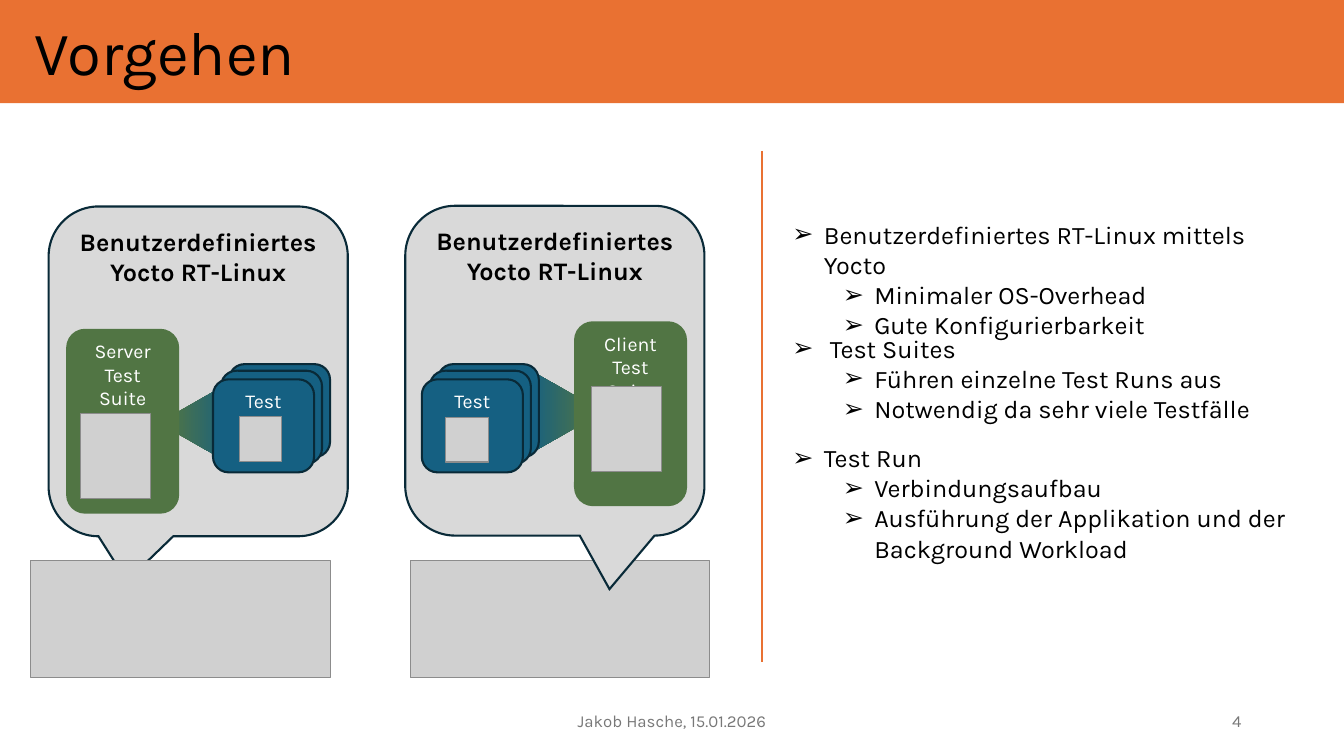
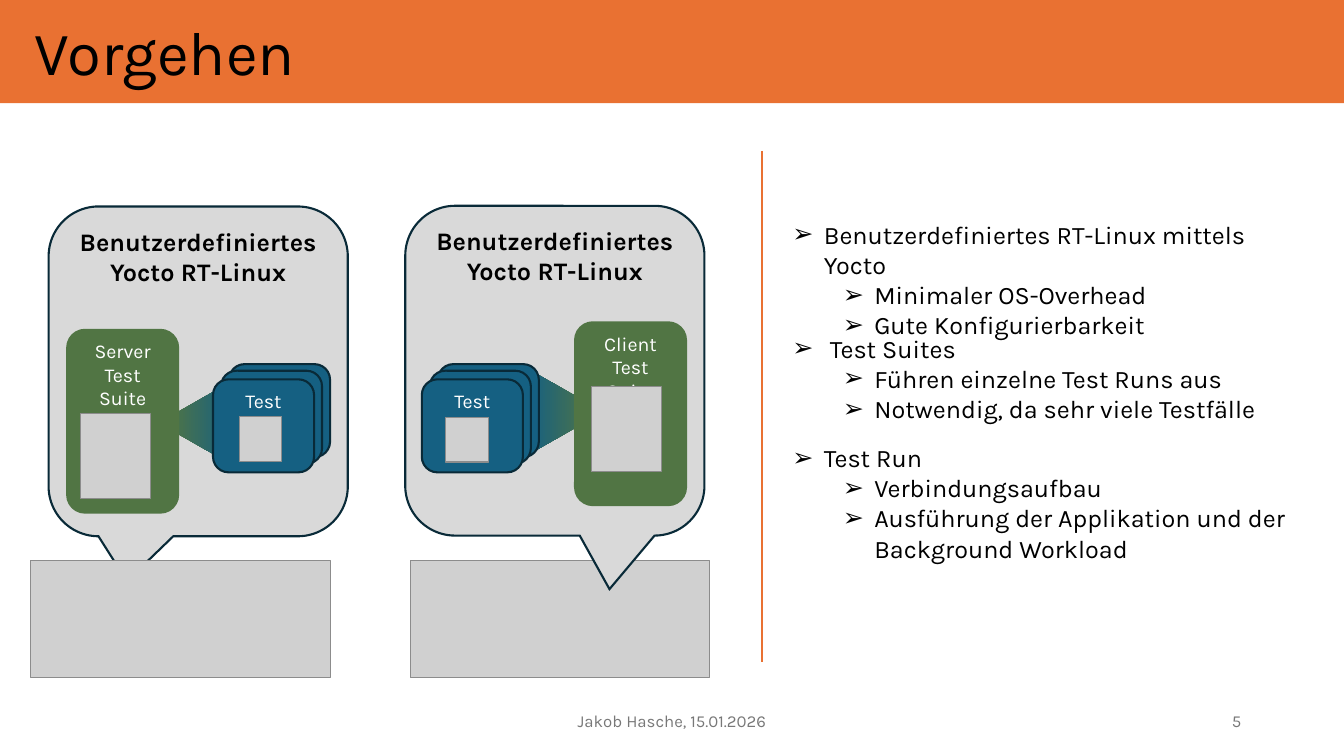
Before and after one commit to studhascja/Masterthesis, a slide deck: slide 5 of Präsentation der Masterarbeit Jakob Hasche.pptx (slide 4 before the commit). Drawn at 1344x756 pixels with LibreOffice and Linux fonts; fonts in the diff are those of the drawing; grey boxes stand for pictures. Boxes give left, top, right and bottom in pixels: in the first picture for what was removed or moved away, otherwise in the second. Text is boxed around its words. In the diff, an @@ line names an element or a change of style, - is before the commit and + after.

```diff
--- a/Präsentation der Masterarbeit Jakob Hasche.pptx
+++ b/Präsentation der Masterarbeit Jakob Hasche.pptx
@@ text at (874, 400, 1255, 425): text changed @@
-  ➢ Notwendig da sehr viele Testfälle
+  ➢ Notwendig, da sehr viele Testfälle
@@ page number at (1232, 716, 1241, 727): text changed @@
-4
+5
```
Also in this commit, not shown: 8 other slides changed, 2 slides added, 1 slide removed.
